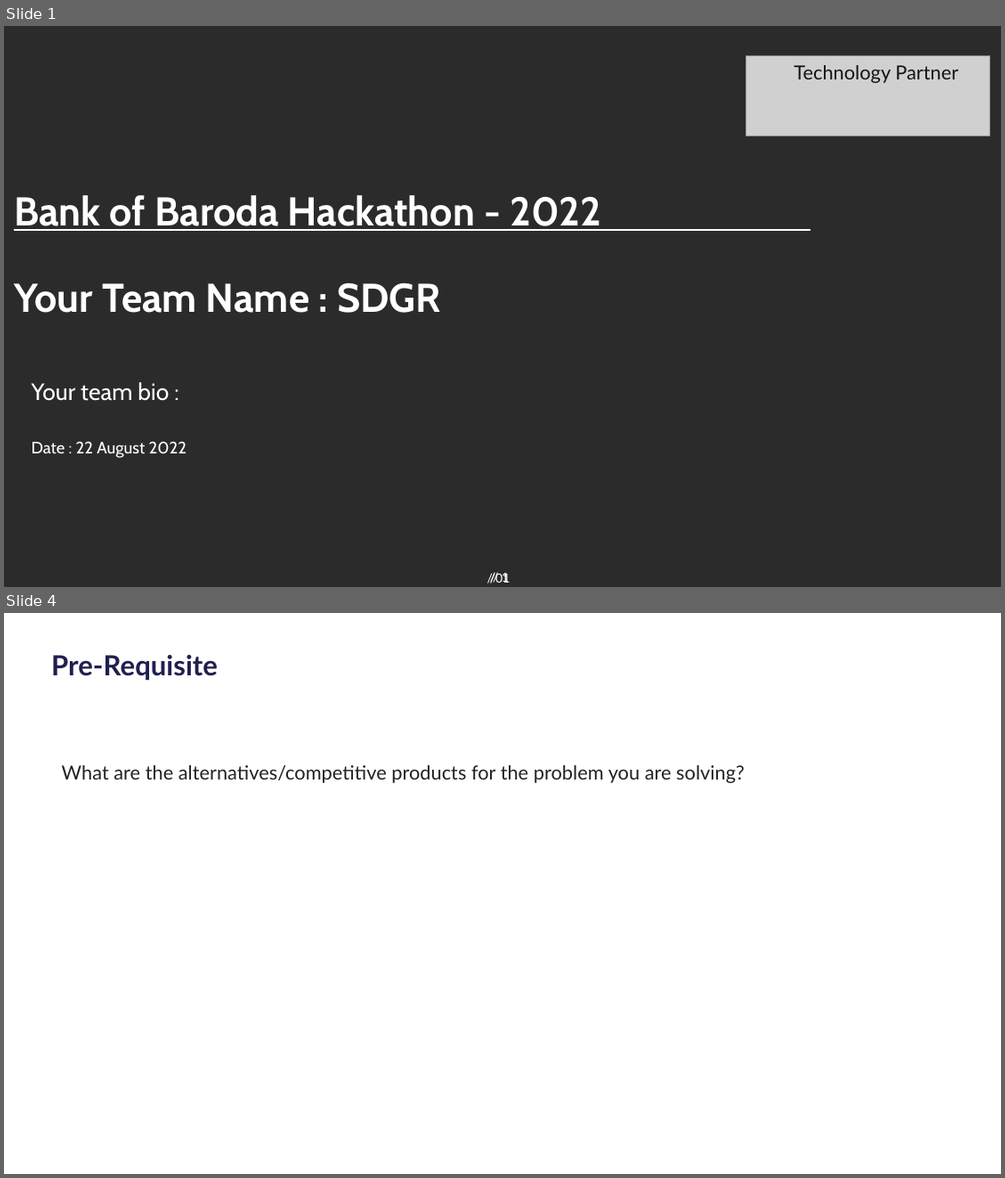
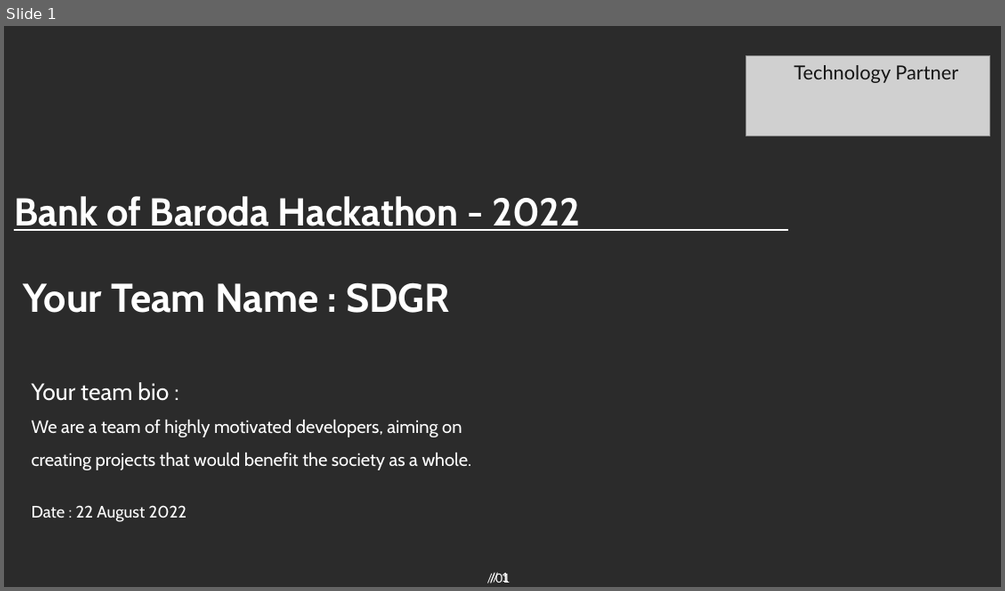
Before and after one commit to dikshabhambri/paycheck, a slide deck: idea/BOB_template.pptx. Shown one above the other, each under a label of ours: slides 1 and 4 before the commit, slide 1 after it; the slides between them are not shown. The pictures are 1005x1178 and 1005x591 pixels, drawn with LibreOffice and Linux fonts; fonts in the diff are those of the drawing; grey boxes stand for pictures; background and template pictures are left out; a plain dark background stands for a picture behind light text. Boxes give left, top, right and bottom in pixels: in the first picture for what was removed or moved away, otherwise in the second. Text is boxed around its words. In the diff, an @@ line names an element or a change of style, - is before the commit and + after.

```diff
--- a/idea/BOB_template.pptx
+++ b/idea/BOB_template.pptx
@@ slide 4 removed at (x1=4, y1=613, x2=1001, y2=1174), background #FFFFFF; not listed: 2 template elements that a slide beside it also shows @@
@@ title removed at (x1=51, y1=655, x2=218, y2=681) @@
-Pre-Requisite
@@ text removed at (x1=62, y1=765, x2=744, y2=783) @@
-What are the alternatives/competitive products for the problem you are solving?
@@ slide 1 changed as well @@
@@ title "Bank of Baroda Hackathon - ..." at (x1=14, y1=196, x2=581, y2=231): size 29 to 28 pt @@
@@ text "Your Team Name : SDGR" moved from (x1=14, y1=283, x2=441, y2=313) to (x1=23, y1=283, x2=450, y2=313) @@
@@ text at (x1=32, y1=419, x2=472, y2=470): paragraph added @@
+We are a team of highly motivated developers, aiming on creating projects that would benefit the society as a whole.
```
Also in this commit, not shown: 1 other slide changed, 8 slides added, 6 other slides removed, 1 other file.
